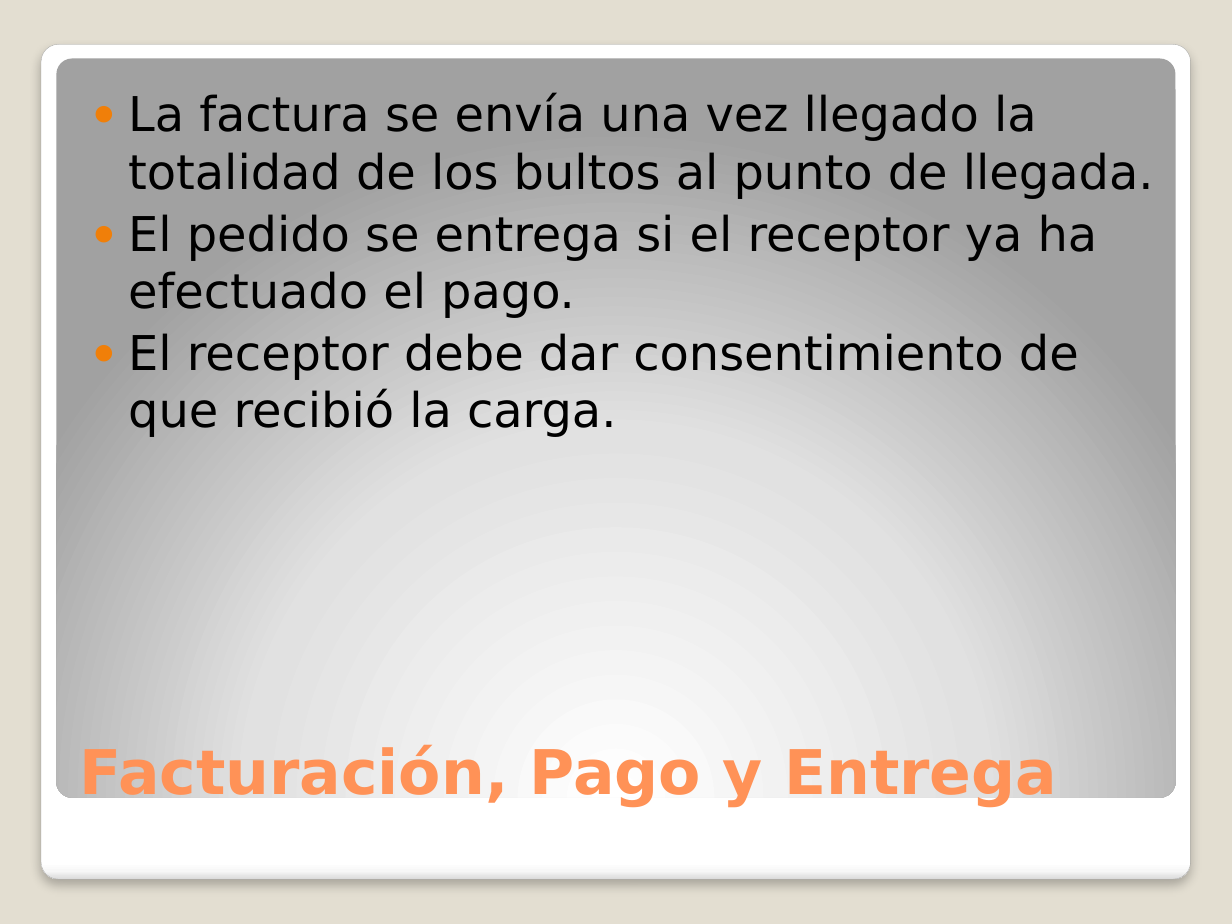
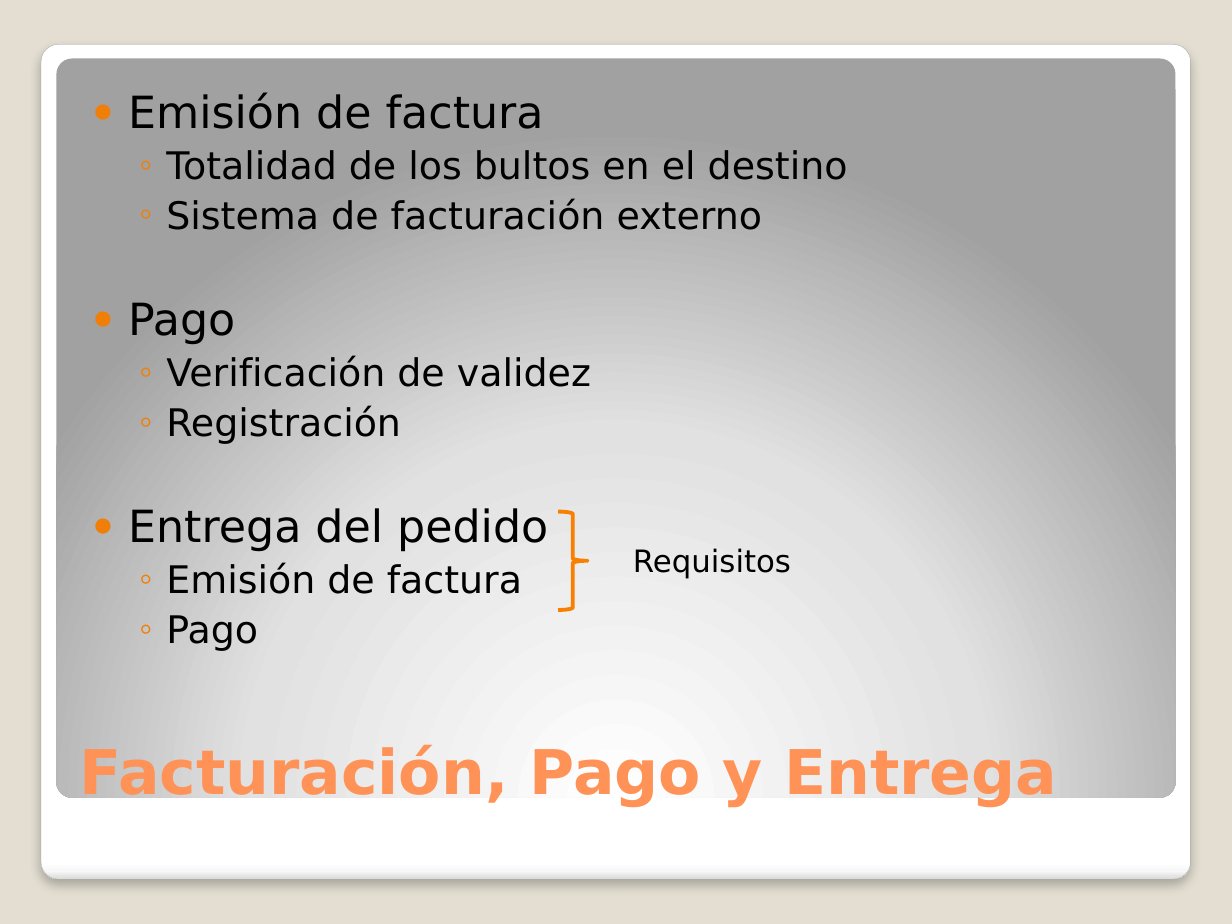
Before and after one commit to adrianachelotti/analisisdelainformacion7509, a slide deck: slide 10 of TodoMundo/Presentación/Presentacion.pptx. Drawn at 1232x924 pixels with LibreOffice and Linux fonts; fonts in the diff are those of the drawing. Boxes give left, top, right and bottom in pixels: in the first picture for what was removed or moved away, otherwise in the second. Text is boxed around its words. In the diff, an @@ line names an element or a change of style, - is before the commit and + after.

```diff
--- a/TodoMundo/Presentación/Presentacion.pptx
+++ b/TodoMundo/Presentación/Presentacion.pptx
@@ text at bbox=[128, 92, 848, 651]: text changed; size 28 to 22.2 pt @@
-● La factura se envía una vez llegado la totalidad de los bultos al punto de llegada.
-● El pedido se entrega si el receptor ya ha efectuado el pago.
-● El receptor debe dar consentimiento de que recibió la carga.
+● Emisión de factura
+  ◦ Totalidad de los bultos en el destino
+  ◦ Sistema de facturación externo
+● Pago
+  ◦ Verificación de validez
+  ◦ Registración
+● Entrega del pedido
+  ◦ Emisión de factura
+  ◦ Pago
@@ right brace added at bbox=[558, 511, 588, 610], outline #F97F00 2.25 pt @@
@@ text added at bbox=[633, 548, 791, 579], 18 pt, text #000000 @@
+Requisitos
```
Also in this commit, not shown: 10 other slides changed, 2 other files.
